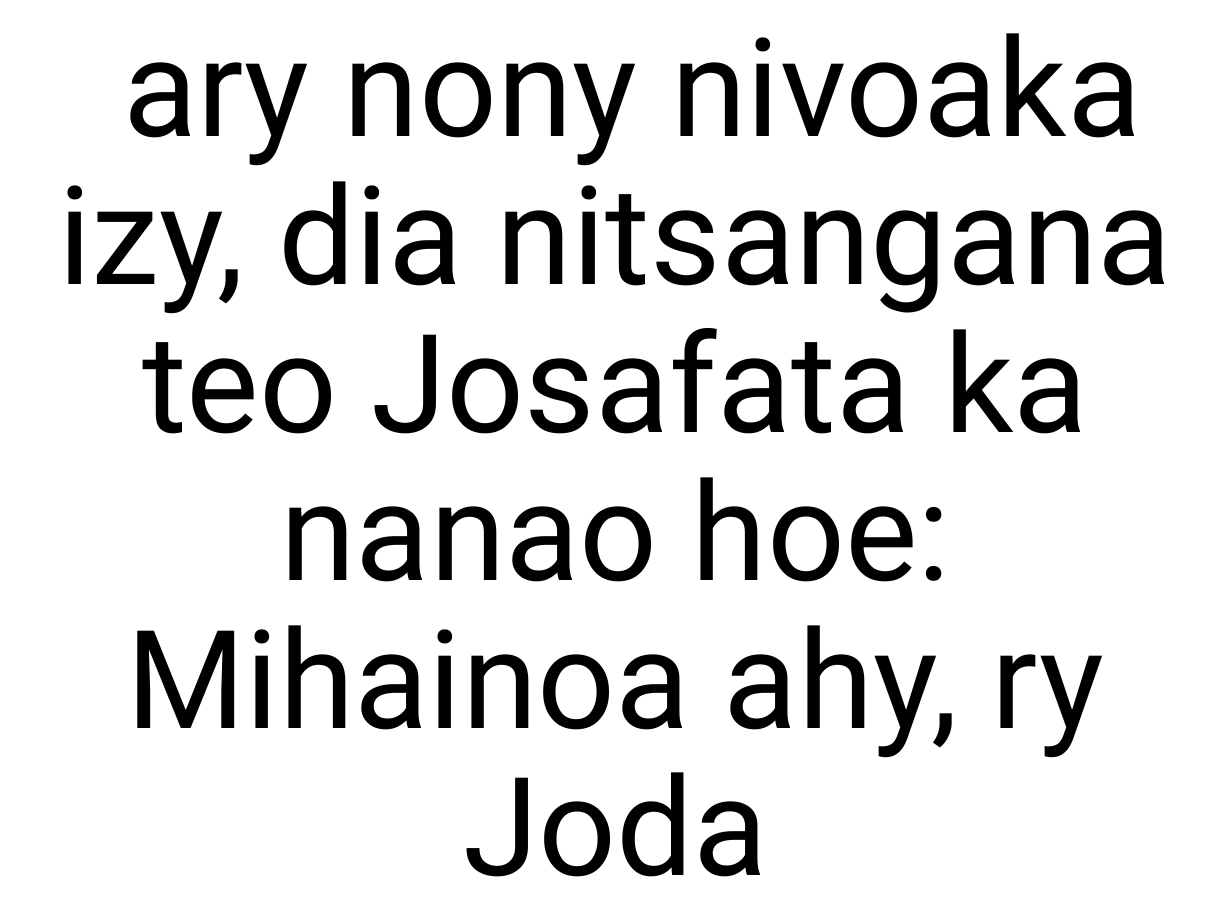
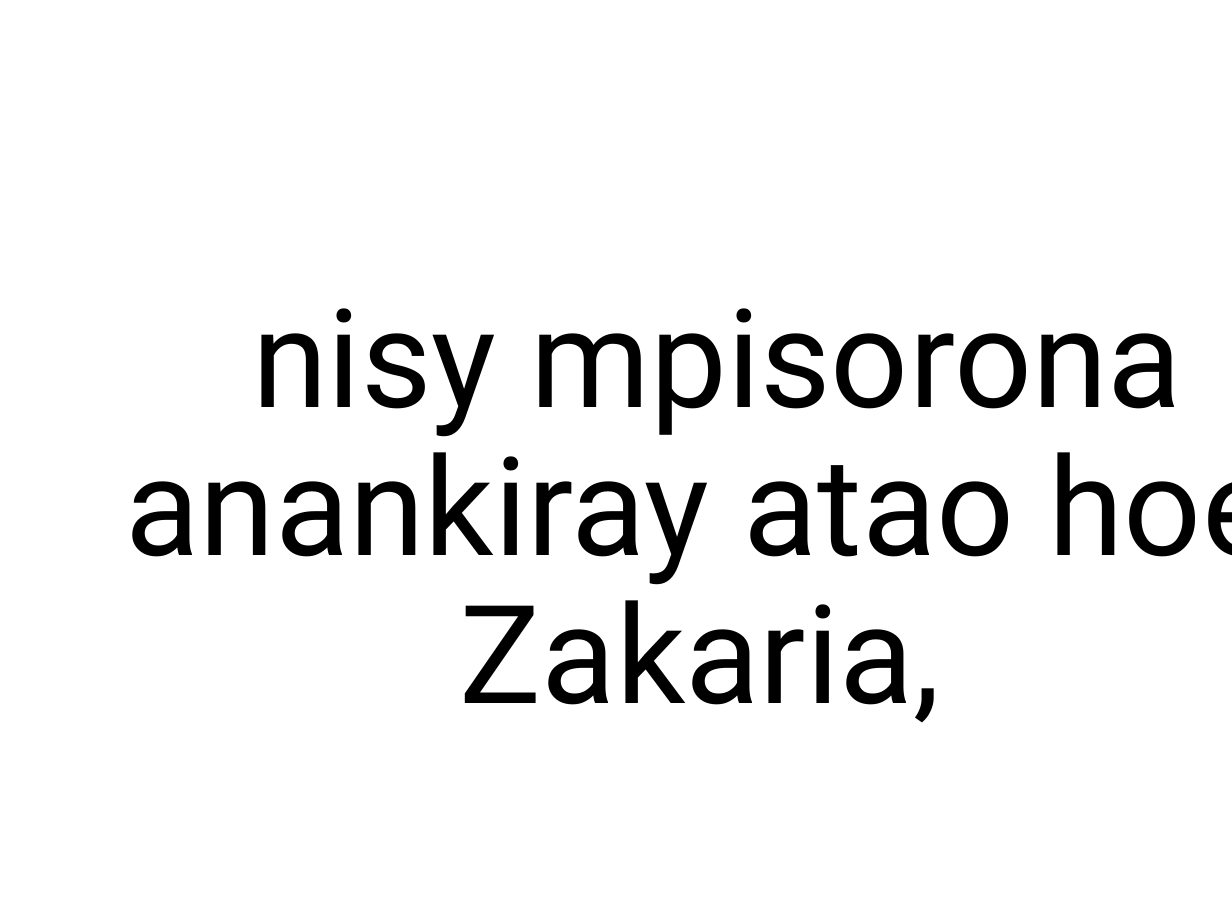
Before and after one commit to tsioryrovantsoa/baiboly-to-powerpoint, a slide deck: slide 4 of test.pptx (slide 3 before the commit). Drawn at 1232x924 pixels with LibreOffice and Linux fonts; fonts in the diff are those of the drawing; background and template pictures are left out. Boxes give left, top, right and bottom in pixels: in the first picture for what was removed or moved away, otherwise in the second. Text is boxed around its words. In the diff, an @@ line names an element or a change of style, - is before the commit and + after.

```diff
--- a/test.pptx
+++ b/test.pptx
@@ title at [125,308,1232,723]: text changed @@
-ary nony nivoaka izy, dia nitsangana teo Josafata ka nanao hoe: Mihainoa ahy, ry Joda
+nisy mpisorona anankiray atao hoe Zakaria,
```
Also in this commit, not shown: 2 other slides changed, 4 slides added, 2 slides removed, 8 other files.
